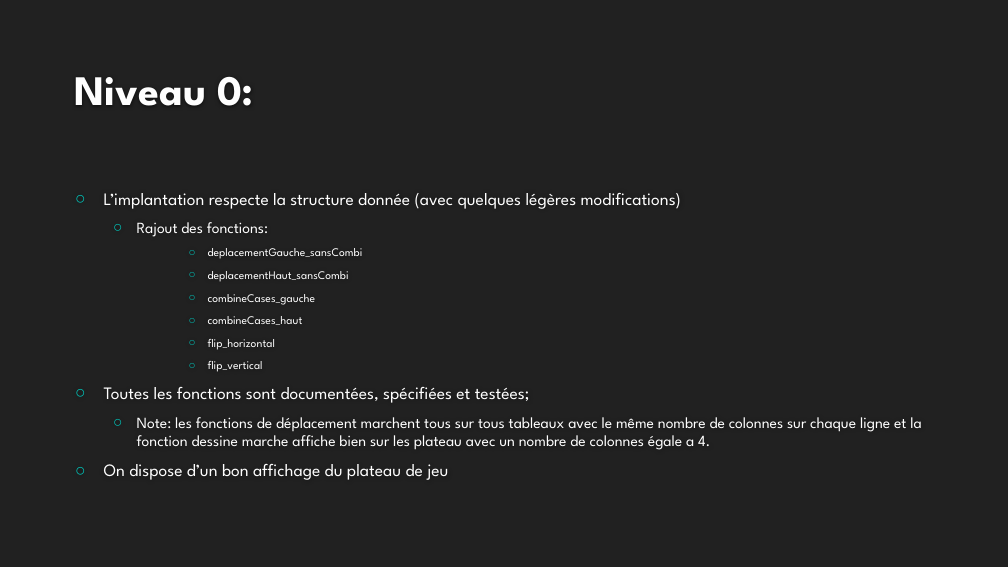
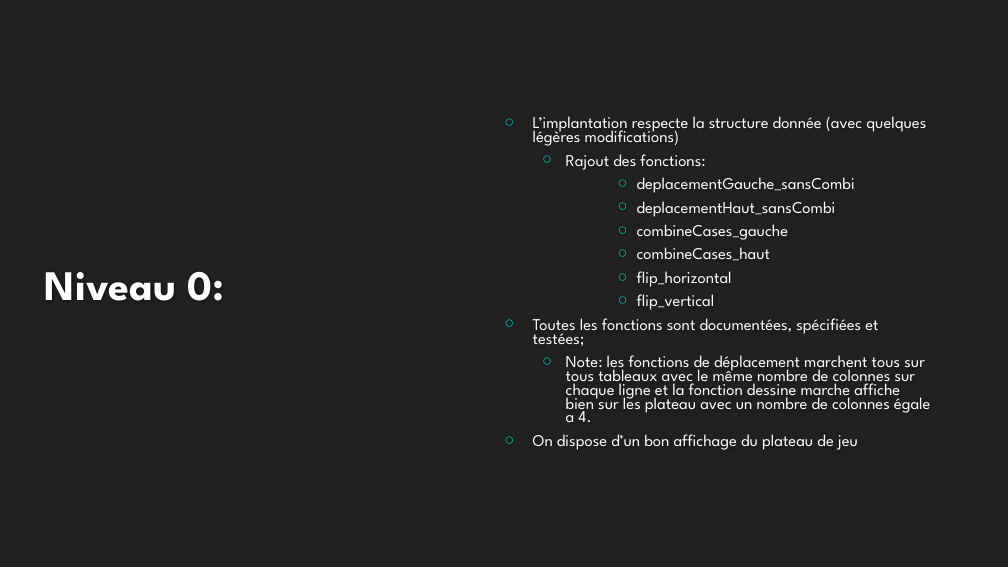
Before and after one commit to meethyrh/Projet2048v3, a slide deck: slide 3 of Soutenance.pptx. Drawn at 1008x567 pixels with LibreOffice and Linux fonts; fonts in the diff are those of the drawing; background and template pictures are left out. Boxes give left, top, right and bottom in pixels: in the first picture for what was removed or moved away, otherwise in the second. Text is boxed around its words. In the diff, an @@ line names an element or a change of style, - is before the commit and + after.

```diff
--- a/Soutenance.pptx
+++ b/Soutenance.pptx
@@ text "L’implantation respecte la structure donnée ...": place and size @@
-text "L’implantation respecte la structure donnée ..." at [104, 193, 921, 480]
+text "L’implantation respecte la structure donnée ..." at [533, 116, 931, 450]
@@ text "L’implantation respecte la structure donnée ..." at [533, 116, 931, 450]: size 16.6 to 15.7 pt in "L’implantation respecte la structure donnée (avec quelques ...", "Toutes les fonctions sont documentées, spécifiées et ...", "On dispose d’un bon affichage du plateau ..."; size 14.8 to 15.7 pt in "Rajout des fonctions:", "Note: les fonctions de déplacement marchent tous ..."; size 11.1 to 15.7 pt in "deplacementGauche_sansCombi", "deplacementHaut_sansCombi", "combineCases_gauche", "combineCases_haut" and 2 more places; line spacing 1 to 0.7 @@
@@ title "Niveau 0:": place and size @@
-title "Niveau 0:" at [75, 77, 254, 106]
+title "Niveau 0:" at [45, 272, 224, 301]
@@ title "Niveau 0:" at [45, 272, 224, 301]: vertical alignment bottom to middle @@
```
Also in this commit, not shown: 4 other slides changed, 1 slide added, 2 other files.
